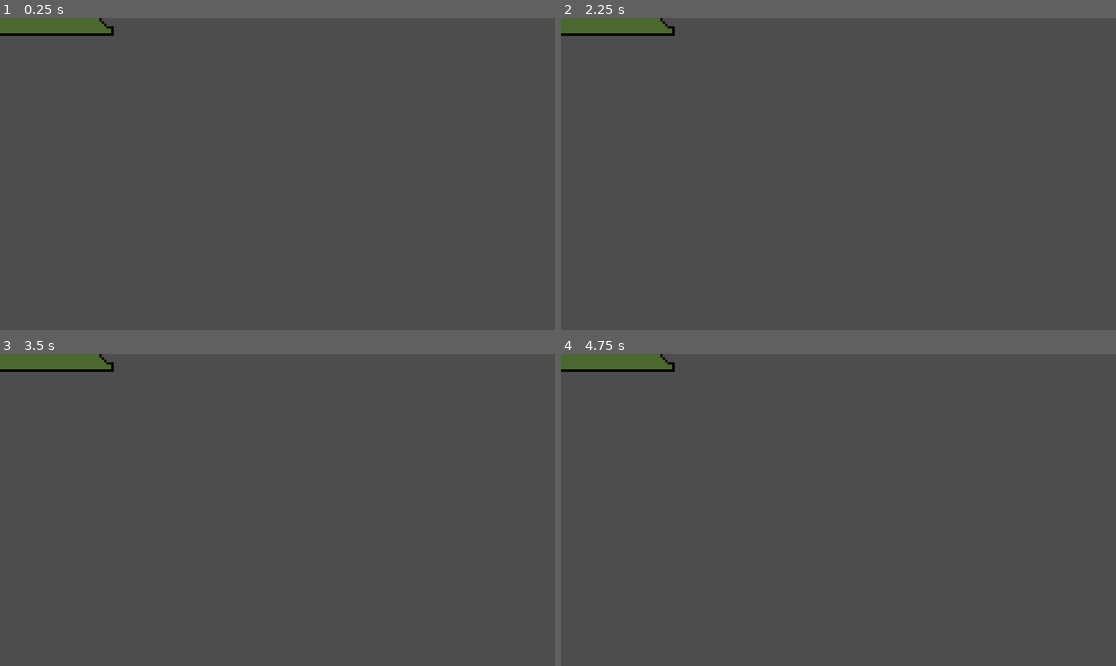
Above: before the commit, frames 1-4 (two rows, left to right).
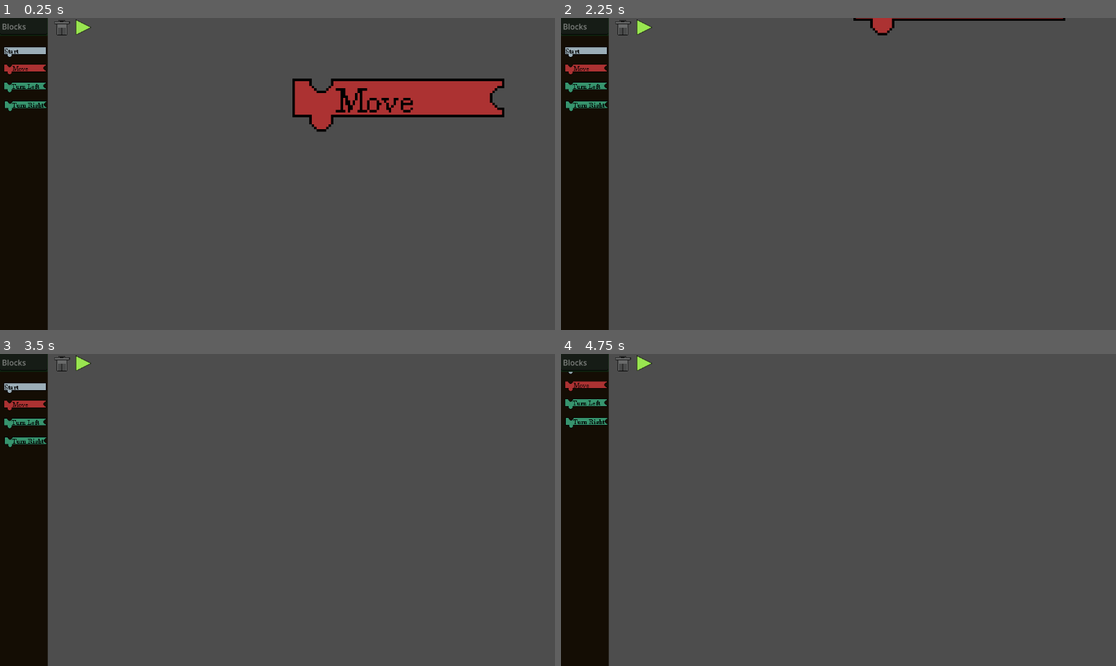
Above: after the commit, the same moments.

Repository: MoonBasedKas/pizzaProtocol
Game: Godot game, scene res://scenes/codeMenu.tscn
The game is run twice, just before and just after one commit, with the same random seed, the same clock (stepped at 60 frames per second) and the same inputs. Before the commit the project starts from res://codeBlocks/codeFolder/GenericCodeBlock.tscn.
Inputs (mouse positions are in pixels of both pictures, inside the frame that each line leads up to):
- Up to frame 1 (0.25 s): no input
- Up to frame 2 (2.25 s): tap Enter at 0.5, 2 s; move the mouse to (960, 158) at 0.52 s; click (960, 158) at 0.6 s; tap Space (pause) at 1.25 s; move the mouse to (727, 189) at 1.27 s; click (727, 189) at 1.35 s; move the mouse to (894, 105) at 2.02 s; hold Down (scroll_Down) from 2.03 s (still down)
- Up to frame 3 (3.5 s): click (333, 441) at 2.3 s; tap Space (pause) at 2.75 s; move the mouse to (249, 572) at 2.77 s; release Down (scroll_Down) at 2.78 s; tap Left (scroll_Left) at 2.85 s; click (249, 572) at 3.05 s
- Up to frame 4 (4.75 s): tap Enter at 3.5 s; move the mouse to (1005, 556) at 3.52 s; hold Right (scroll_Right) 3.53-4.28 s; click (1005, 556) at 3.8 s; tap Mouse wheel down (codeScrollDown, bound only after the comm… at 4.15 s; move the mouse to (672, 463) at 4.27 s; tap Up (scroll_Up) at 4.35 s; click (672, 463) at 4.55 s

The runs differ from the first frame. In frame 1, 14% of the frame differs, in the area x 0-91%, y 0-100%; in frame 2, 9.7%; in frame 3, 9.2%; in frame 4, 9.2%.

Commit message:
Built basic user hud

Diff:
--- /dev/null
+++ b/pizzaprotocol/BlockContainer.gd
@@ -0,0 +1,11 @@
+extends Node2D
+
+
+
+func _physics_process(delta):
+
+	if Input.is_action_pressed("codeScrollUp"):
+		print("Oh we moving")
+		self.global_position += Vector2(0,10)
+	elif Input.is_action_pressed("codeScrollDown"):
+		self.global_position += Vector2(0,-10)
--- a/pizzaprotocol/project.godot
+++ b/pizzaprotocol/project.godot
@@ -11,7 +11,7 @@
 [application]
 
 config/name="PizzaProtocol"
-run/main_scene="uid://k44tu0keq5af"
+run/main_scene="uid://cqcoknf12ki0m"
 config/features=PackedStringArray("4.4", "GL Compatibility")
 config/icon="res://icon.svg"
 
@@ -70,6 +70,18 @@
 "events": [Object(InputEventKey,"resource_local_to_scene":false,"resource_name":"","device":-1,"window_id":0,"alt_press …(191 unchanged characters)…
 ]
 }
+codeScrollUp={
+"deadzone": 0.2,
+"events": [Object(InputEventMouseButton,"resource_local_to_scene":false,"resource_name":"","device":-1,"window_id":0,"alt_pressed":false,"shift_pressed":false,"ctrl_pressed":false,"meta_pressed":false,"button_mask":0,"position":Vector2(0, 0),"global_position":Vector2(0, 0),"factor":1.0,"button_index":4,"canceled":false,"pressed":false,"double_click":false,"script":null)
+, Object(InputEventKey,"resource_local_to_scene":false,"resource_name":"","device":-1,"window_id":0,"alt_pressed":false,"shift_pressed":false,"ctrl_pressed":false,"meta_pressed":false,"pressed":false,"keycode":0,"physical_keycode":44,"key_label":0,"unicode":44,"location":0,"echo":false,"script":null)
+]
+}
+codeScrollDown={
+"deadzone": 0.2,
+"events": [Object(InputEventMouseButton,"resource_local_to_scene":false,"resource_name":"","device":-1,"window_id":0,"alt_pressed":false,"shift_pressed":false,"ctrl_pressed":false,"meta_pressed":false,"button_mask":16,"position":Vector2(140, 10),"global_position":Vector2(147, 47),"factor":1.0,"button_index":5,"canceled":false,"pressed":true,"double_click":false,"script":null)
+, Object(InputEventKey,"resource_local_to_scene":false,"resource_name":"","device":-1,"window_id":0,"alt_pressed":false,"shift_pressed":false,"ctrl_pressed":false,"meta_pressed":false,"pressed":false,"keycode":0,"physical_keycode":46,"key_label":0,"unicode":46,"location":0,"echo":false,"script":null)
+]
+}
 
 [rendering]
 
--- /dev/null
+++ b/pizzaprotocol/scenes/CodeBlocks.tscn
@@ -0,0 +1,51 @@
+[gd_scene load_steps=6 format=3 uid="uid://dng1x6661fg8s"]
+
+[ext_resource type="Script" uid="uid://dy5dqvymim51e" path="res://BlockContainer.gd" id="1_jvvul"]
+[ext_resource type="Texture2D" uid="uid://c6om30idm7mhx" path="res://codeBlocks/blockSprites/moveBlock.png" id="1_o27lk"]
+[ext_resource type="Texture2D" uid="uid://dxr8c8ge7tixg" path="res://codeBlocks/blockSprites/startBlock.png" id="2_abhwp"]
+[ext_resource type="Texture2D" uid="uid://fddi4i60lopj" path="res://codeBlocks/blockSprites/turnLeftBlock.png" id="3_jvvul"]
+[ext_resource type="Texture2D" uid="uid://7qt7j1e0npmv" path="res://codeBlocks/blockSprites/turnRightBlock.png" id="4_vswnm"]
+
+[node name="CanvasLayer" type="CanvasLayer"]
+
+[node name="ColorRect" type="ColorRect" parent="."]
+offset_right = 40.0
+offset_bottom = 80.0
+scale = Vector2(2.48278, 16.1745)
+color = Color(0.080744, 0.0499129, 0.0159603, 1)
+
+[node name="blockContainer" type="Node2D" parent="."]
+script = ExtResource("1_jvvul")
+
+[node name="MoveBlock" type="Sprite2D" parent="blockContainer"]
+position = Vector2(49, 112)
+scale = Vector2(0.2, 0.2)
+texture = ExtResource("1_o27lk")
+
+[node name="StartBlock" type="Sprite2D" parent="blockContainer"]
+position = Vector2(49, 76)
+scale = Vector2(0.2, 0.2)
+texture = ExtResource("2_abhwp")
+
+[node name="TurnLeftBlock" type="Sprite2D" parent="blockContainer"]
+position = Vector2(49, 149)
+scale = Vector2(0.2, 0.2)
+texture = ExtResource("3_jvvul")
+
+[node name="TurnRightBlock" type="Sprite2D" parent="blockContainer"]
+position = Vector2(50, 188)
+scale = Vector2(0.2, 0.2)
+texture = ExtResource("4_vswnm")
+
+[node name="ColorRect2" type="ColorRect" parent="."]
+offset_top = -28.0
+offset_right = 40.0
+offset_bottom = -24.0
+scale = Vector2(2.48278, 16.1745)
+color = Color(0.0577639, 0.141141, 0.0622991, 1)
+
+[node name="TextEdit" type="TextEdit" parent="."]
+offset_right = 98.0
+offset_bottom = 35.0
+text = "Blocks"
+editable = false
--- /dev/null
+++ b/pizzaprotocol/scenes/CodeCamera.tscn
@@ -0,0 +1,14 @@
+[gd_scene load_steps=4 format=3 uid="uid://brmpyo72oggu8"]
+
+[ext_resource type="Script" uid="uid://cuon6kbfxo6sg" path="res://scenes/camera_2d.gd" id="1_0urjh"]
+[ext_resource type="PackedScene" uid="uid://cp2d0cfrhatdg" path="res://HUD/editorHud.tscn" id="1_t33ga"]
+[ext_resource type="PackedScene" uid="uid://dng1x6661fg8s" path="res://scenes/CodeBlocks.tscn" id="3_jn1ig"]
+
+[node name="Camera2D" type="Camera2D"]
+script = ExtResource("1_0urjh")
+
+[node name="Special Settings" parent="." instance=ExtResource("1_t33ga")]
+offset = Vector2(-958.495, 0)
+transform = Transform2D(1, 0, 0, 1, -958.495, 0)
+
+[node name="CodeBlocks" parent="." instance=ExtResource("3_jn1ig")]
--- a/pizzaprotocol/scenes/codeMenu.tscn
+++ b/pizzaprotocol/scenes/codeMenu.tscn
@@ -1,14 +1,13 @@
 [gd_scene load_steps=4 format=3 uid="uid://cqcoknf12ki0m"]
 
 [ext_resource type="Script" uid="uid://cabujkcexo7ic" path="res://scenes/code_menu.gd" id="1_vtdg0"]
-[ext_resource type="Script" uid="uid://cuon6kbfxo6sg" path="res://scenes/camera_2d.gd" id="2_3c773"]
+[ext_resource type="PackedScene" uid="uid://brmpyo72oggu8" path="res://scenes/CodeCamera.tscn" id="3_qm7gu"]
 [ext_resource type="PackedScene" uid="uid://fikt5hims8vk" path="res://codeBlocks/codeFolder/MoveBlock.tscn" id="3_vtdg0"]
 
-[node name="Node2D" type="Node2D"]
+[node name="CodeEditor" type="Node2D"]
 script = ExtResource("1_vtdg0")
 
-[node name="Camera2D" type="Camera2D" parent="."]
-script = ExtResource("2_3c773")
+[node name="MoveCodeBlock" parent="." instance=ExtResource("3_vtdg0")]
+position = Vector2(235, -155)
 
-[node name="MoveCodeBlock" parent="." instance=ExtResource("3_vtdg0")]
-position = Vector2(-71, -106)
+[node name="Camera2D" parent="." instance=ExtResource("3_qm7gu")]
Not shown, added: pizzaprotocol/BlockContainer.gd.uid
